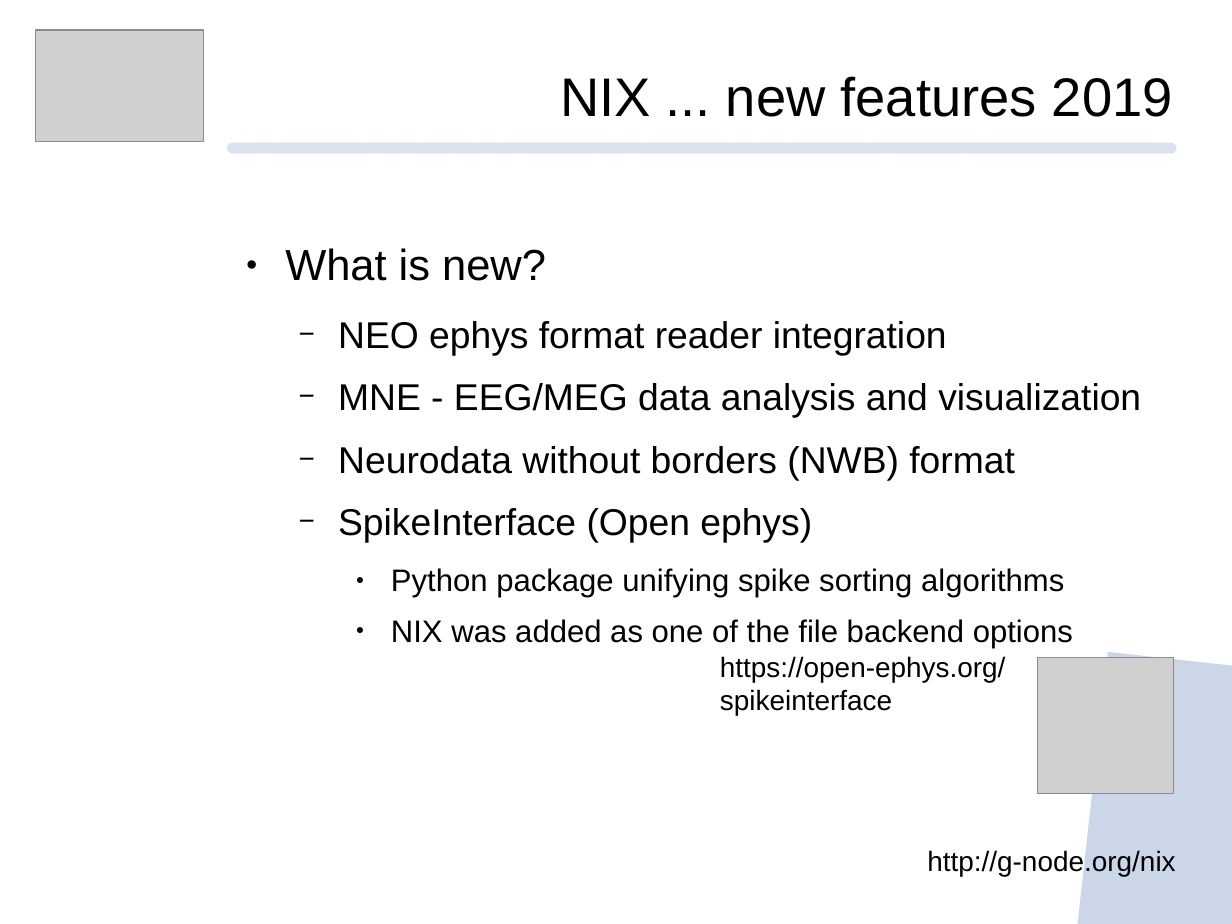
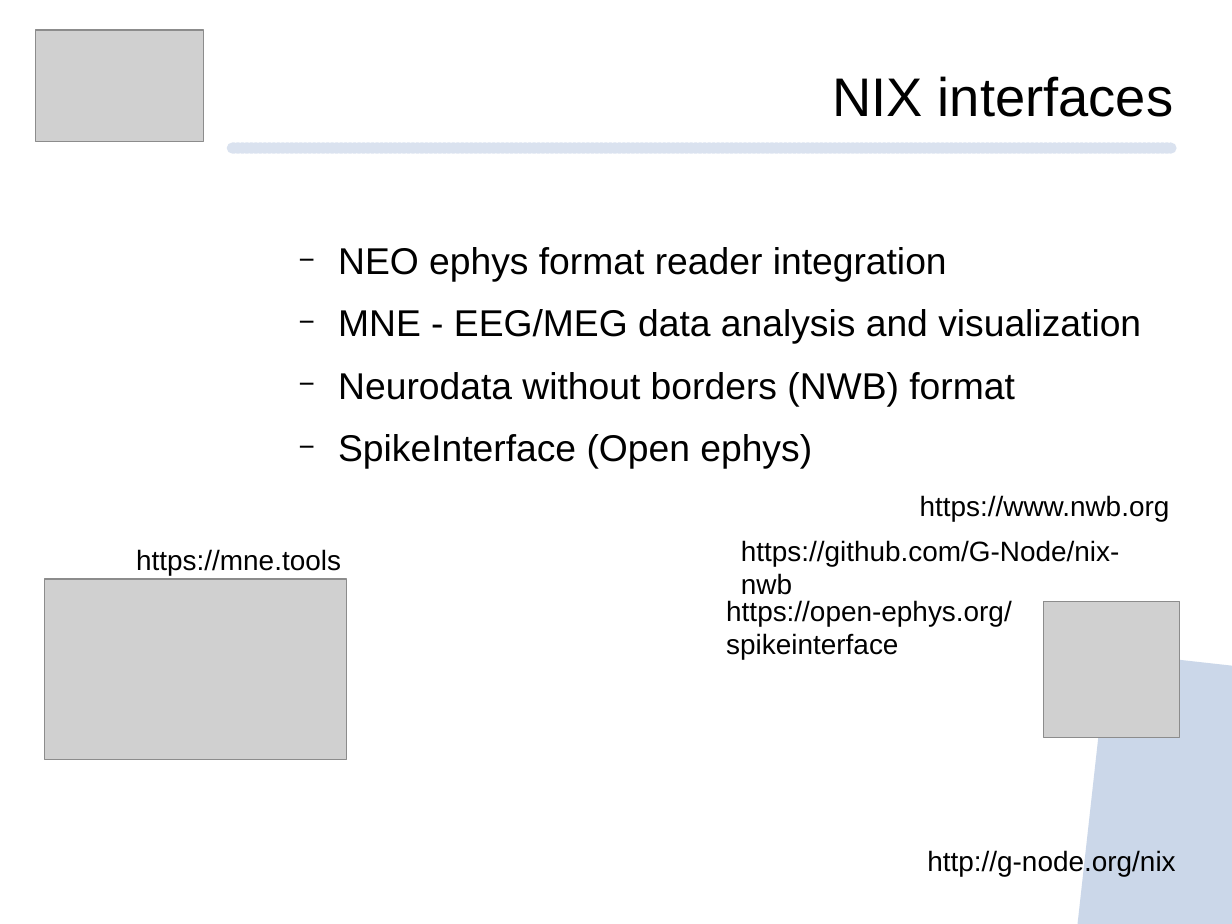
Before and after one commit to mpsonntag/prespost, a slide deck: slide 13 of 202009_BCCN_online/202009_BCCN_Online_conference.odp. Drawn at 1232x924 pixels with LibreOffice and Linux fonts; fonts in the diff are those of the drawing; grey boxes stand for pictures; background and template pictures are left out. Boxes give left, top, right and bottom in pixels: in the first picture for what was removed or moved away, otherwise in the second. Text is boxed around its words. In the diff, an @@ line names an element or a change of style, - is before the commit and + after.

```diff
--- a/202009_BCCN_online/202009_BCCN_Online_conference.odp
+++ b/202009_BCCN_online/202009_BCCN_Online_conference.odp
@@ text at [832,76,1173,117]: text changed @@
-NIX ... new features 2019
+NIX interfaces
@@ text at [285,248,546,281]: paragraph removed @@
-● What is new?
@@ text added at [920,495,1170,521], 18 pt, text #000000 @@
+https://www.nwb.org
@@ text added at [136,549,341,575], 18 pt, text #000000 @@
+https://mne.tools
@@ text at [391,568,1073,648]: paragraphs removed @@
-    ● Python package unifying spike sorting algorithms
-    ● NIX was added as one of the file backend options
@@ text added at [741,540,1120,595], 18 pt, text #000000 @@
+https://github.com/G-Node/nix-nwb
@@ picture added at [45,579,347,760] @@
@@ text "https://open-ephys.org/spikeinterface": place and size @@
-text "https://open-ephys.org/spikeinterface" at [720,656,1006,715]
+text "https://open-ephys.org/spikeinterface" at [726,600,1012,660]
@@ picture: place and size @@
-picture at [1037,657,1174,794]
+picture at [1044,601,1181,738]
```
Also in this commit, not shown: 5 other slides changed, 3 slides added, 3 slides removed.
